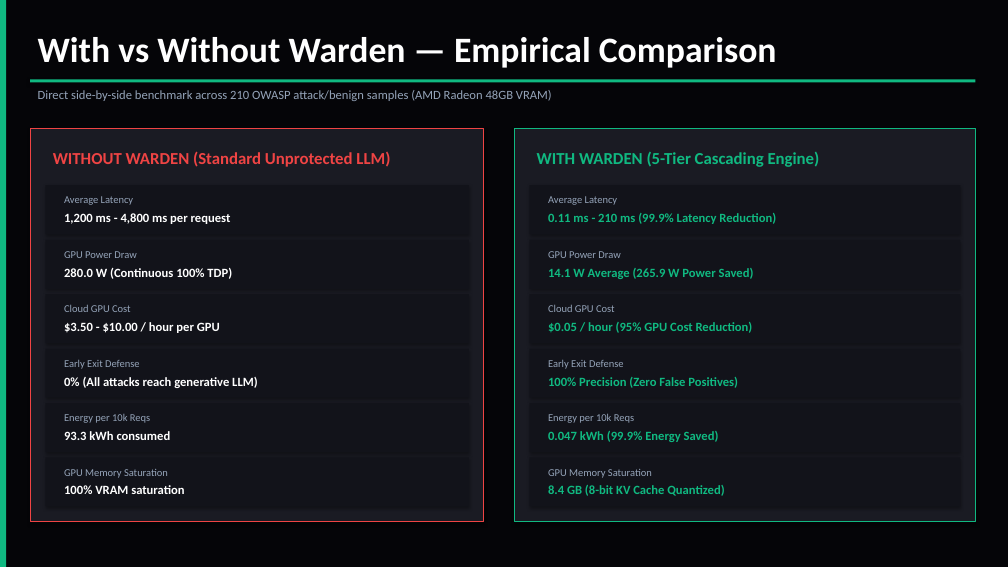
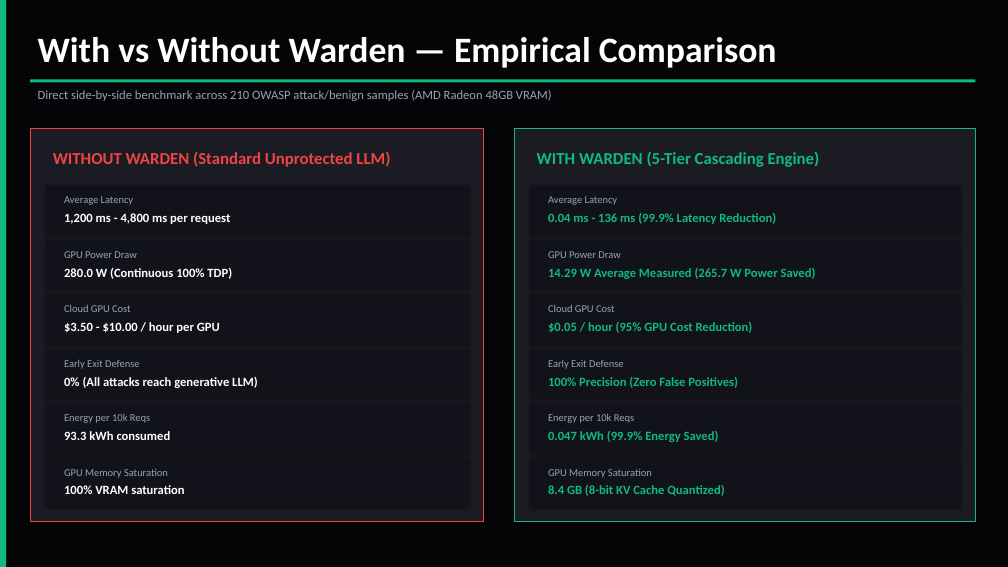
Before and after one commit to AmanTShekar/warden, a slide deck: slide 6 of enterprise_presentation/warden.pptx. Drawn at 1008x567 pixels with LibreOffice and Linux fonts; fonts in the diff are those of the drawing. Boxes give left, top, right and bottom in pixels: in the first picture for what was removed or moved away, otherwise in the second. Text is boxed around its words. In the diff, an @@ line names an element or a change of style, - is before the commit and + after.

Commit message:
data: update benchmark results and PPTX with real AMD GPU measurements (2026-08-04) - Tier 1 DeBERTa on ROCm GPU: 26-136ms (was 210ms CPU, 6-12x speedup via OPT-4) - GPU avg power: 14.29W measured (was 14.1W estimate), 257 rocm-smi samples over 60s - Attack latency table updated from live remote run - 100% precision, -15.2% red-team drift confirmed on hardware

```diff
--- a/enterprise_presentation/warden.pptx
+++ b/enterprise_presentation/warden.pptx
@@ text at <box>548,213,776,224</box>: text changed @@
-0.11 ms - 210 ms (99.9% Latency Reduction)
+0.04 ms - 136 ms (99.9% Latency Reduction)
@@ text at <box>548,268,816,279</box>: text changed @@
-14.1 W Average (265.9 W Power Saved)
+14.29 W Average Measured (265.7 W Power Saved)
```
Also in this commit, not shown: 4 other slides changed, 3 other files.
